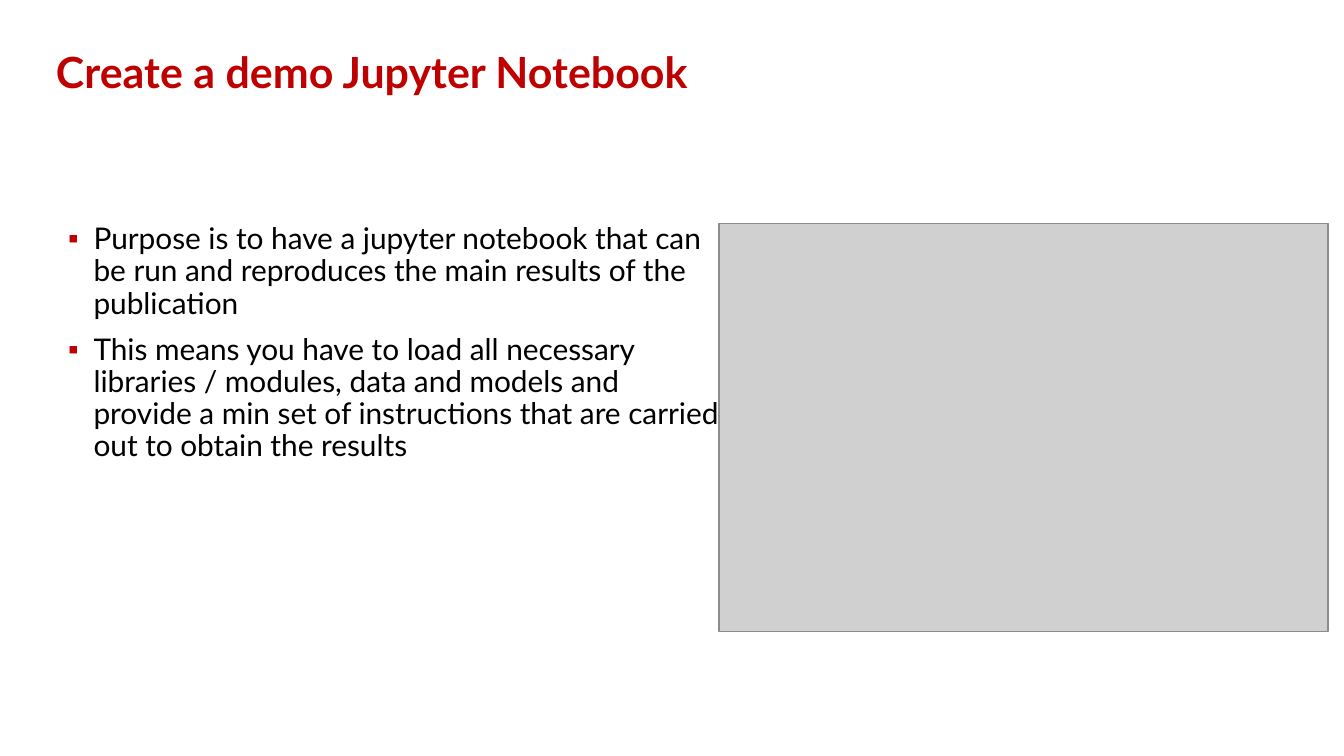
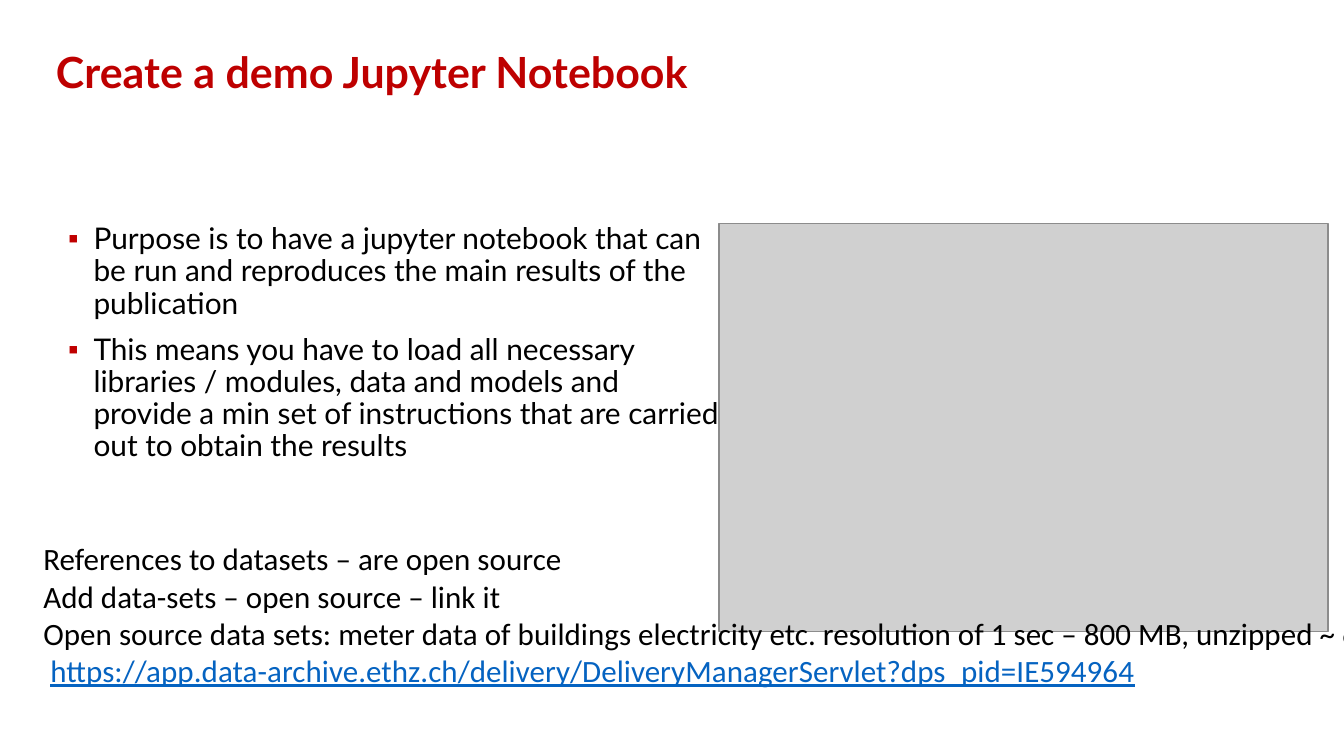
Before and after one commit to hues-platform/renku_templates, a slide deck: slide 15 of python/Draft_Renku_Checklist_V01.pptx (slide 11 before the commit). Drawn at 1344x756 pixels with LibreOffice and Linux fonts; fonts in the diff are those of the drawing; grey boxes stand for pictures; background and template pictures are left out. Boxes give left, top, right and bottom in pixels: in the first picture for what was removed or moved away, otherwise in the second. Text is boxed around its words. In the diff, an @@ line names an element or a change of style, - is before the commit and + after.

```diff
--- a/python/Draft_Renku_Checklist_V01.pptx
+++ b/python/Draft_Renku_Checklist_V01.pptx
@@ text added at (x1=43, y1=548, x2=1313, y2=688), 16.6 pt, text #000000 @@
+References to datasets – are open source
+Add data-sets – open source – link it
+Open source data sets: meter data of buildings electricity etc. resolution of 1 sec – 800 MB, unzipped ~ 6GB
+https://app.data-archive.ethz.ch/delivery/DeliveryManagerServlet?dps_pid=IE594964
```
Also in this commit, not shown: 11 other slides changed, 5 slides added.
